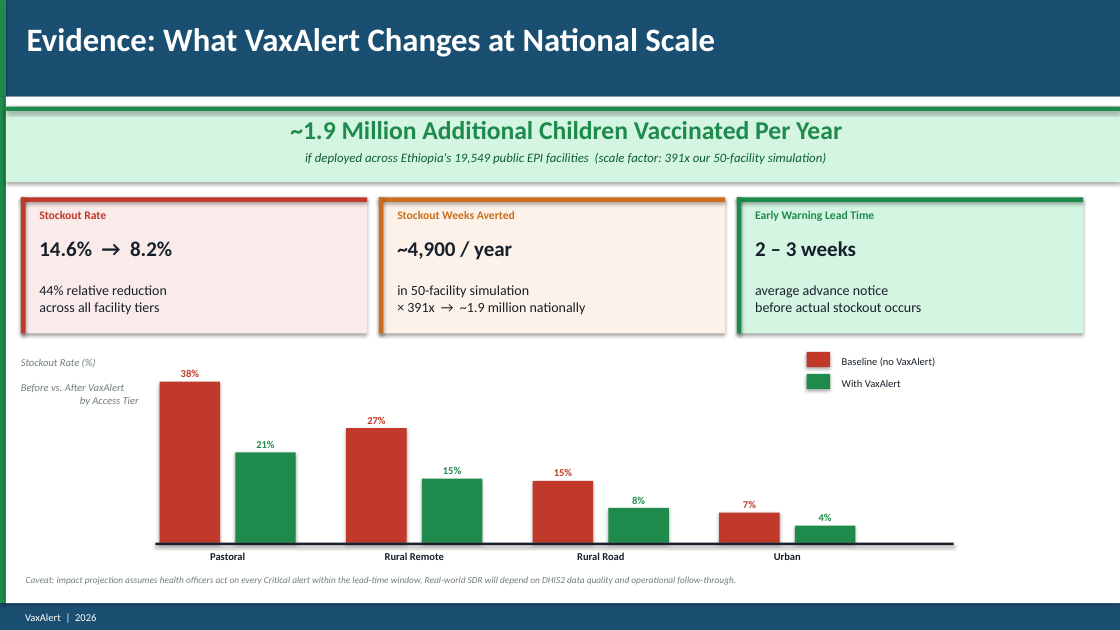
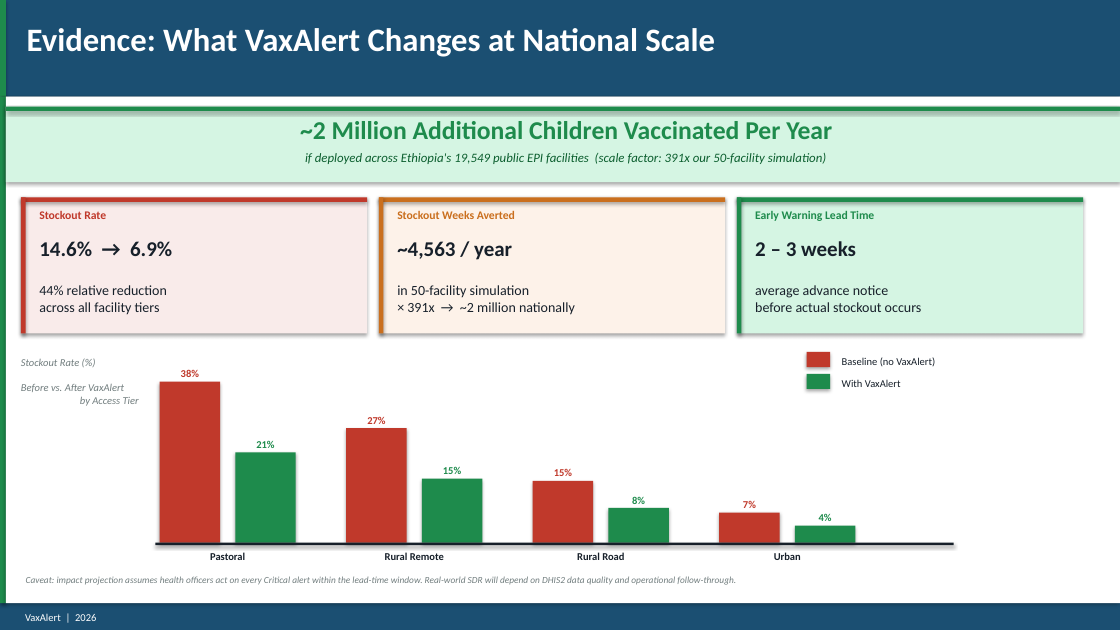
Before and after one commit to zeroin123/VaxAlert-2.0, a slide deck: slide 5 of VaxAlert_Presentation.pptx. Drawn at 1120x630 pixels with LibreOffice and Linux fonts; fonts in the diff are those of the drawing. Boxes give left, top, right and bottom in pixels: in the first picture for what was removed or moved away, otherwise in the second. Text is boxed around its words. In the diff, an @@ line names an element or a change of style, - is before the commit and + after.

```diff
--- a/VaxAlert_Presentation.pptx
+++ b/VaxAlert_Presentation.pptx
@@ text at <box>300,121,832,139</box>: text changed @@
-~1.9 Million Additional Children Vaccinated Per Year
+~2 Million Additional Children Vaccinated Per Year
@@ text at <box>39,241,172,256</box>: text changed @@
-14.6% → 8.2%
+14.6% → 6.9%
@@ text at <box>397,241,512,260</box>: text changed @@
-~4,900 / year
+~4,563 / year
@@ text at <box>397,285,575,315</box>: text changed @@
-in 50-facility simulation
-× 391x → ~1.9 million nationally
+in 50-facility simulation
+× 391x → ~2 million nationally
```
Also in this commit, not shown: 3 other files.
